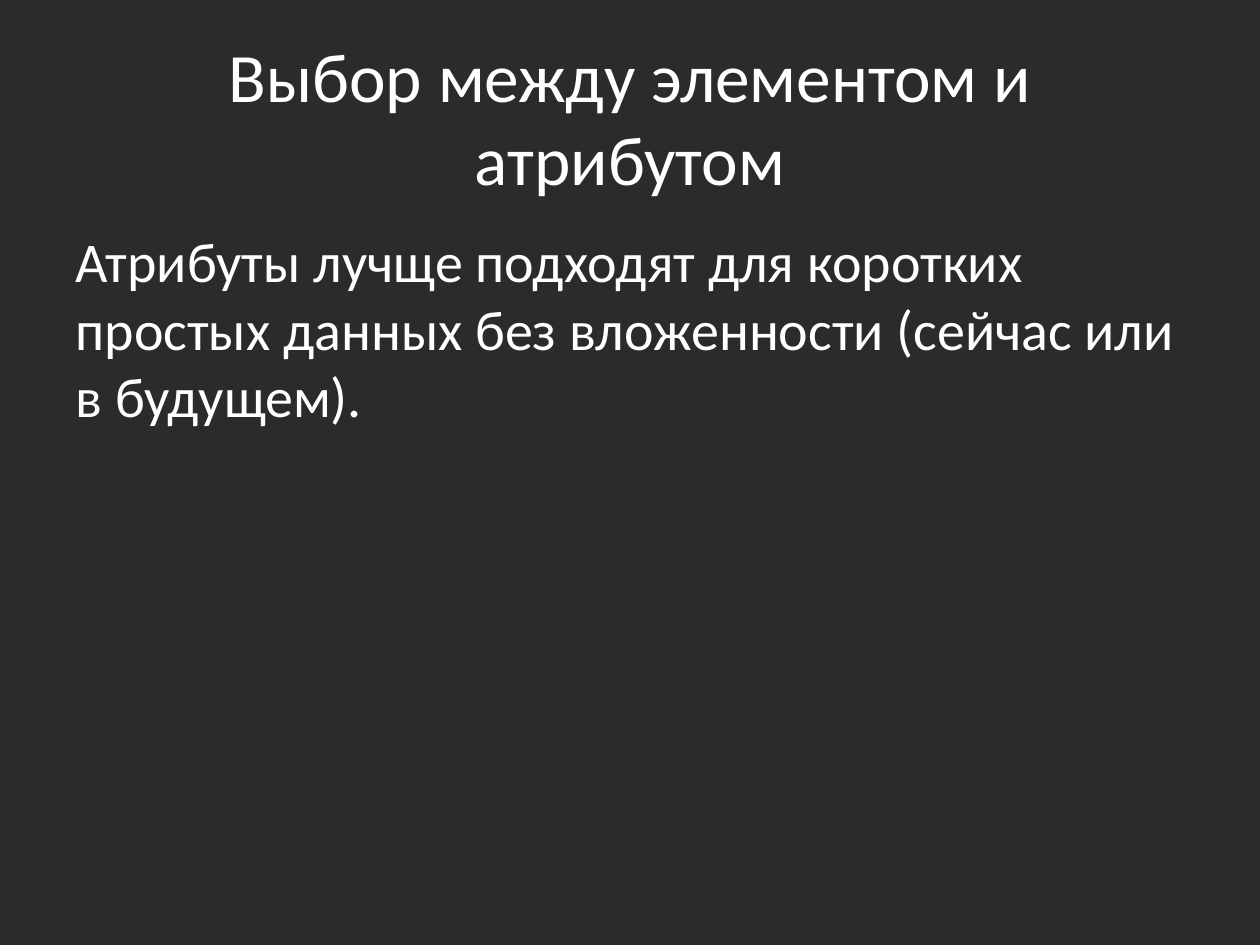
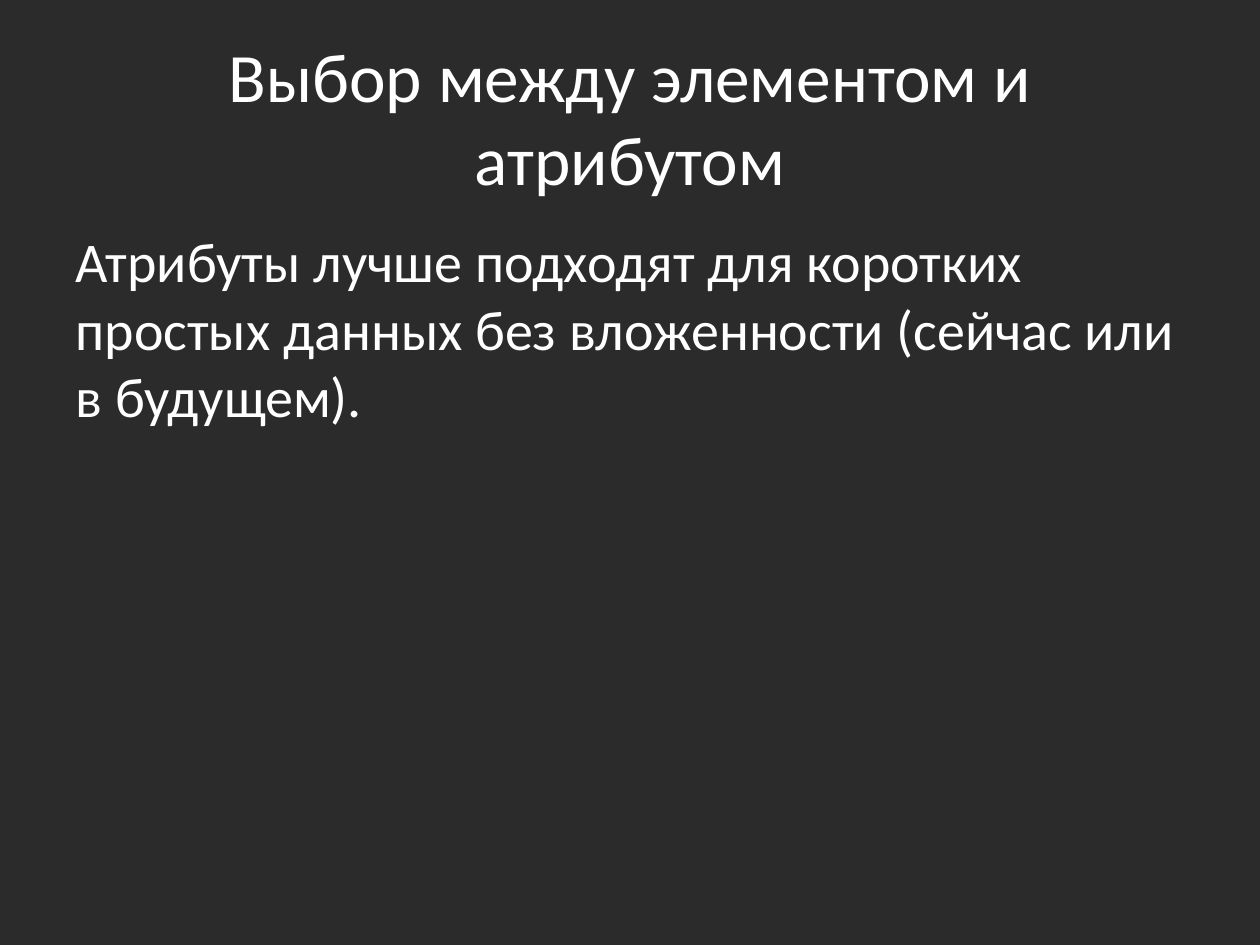
Before and after one commit to bazile/Training, a slide deck: slide 12 of Presentation/lesson-06-xml.pptx. Drawn at 1260x945 pixels with LibreOffice and Linux fonts; fonts in the diff are those of the drawing; background and template pictures are left out; a plain dark background stands for a picture behind light text. Boxes give left, top, right and bottom in pixels: in the first picture for what was removed or moved away, otherwise in the second. Text is boxed around its words. In the diff, an @@ line names an element or a change of style, - is before the commit and + after.

Commit message:
Fixed a typo

```diff
--- a/Presentation/lesson-06-xml.pptx
+++ b/Presentation/lesson-06-xml.pptx
@@ text at [76,244,1174,426]: text changed @@
-Атрибуты лучще подходят для коротких простых данных без вложенности (сейчас или в будущем).
+Атрибуты лучше подходят для коротких простых данных без вложенности (сейчас или в будущем).
```
Also in this commit, not shown: 1 other slide changed.
